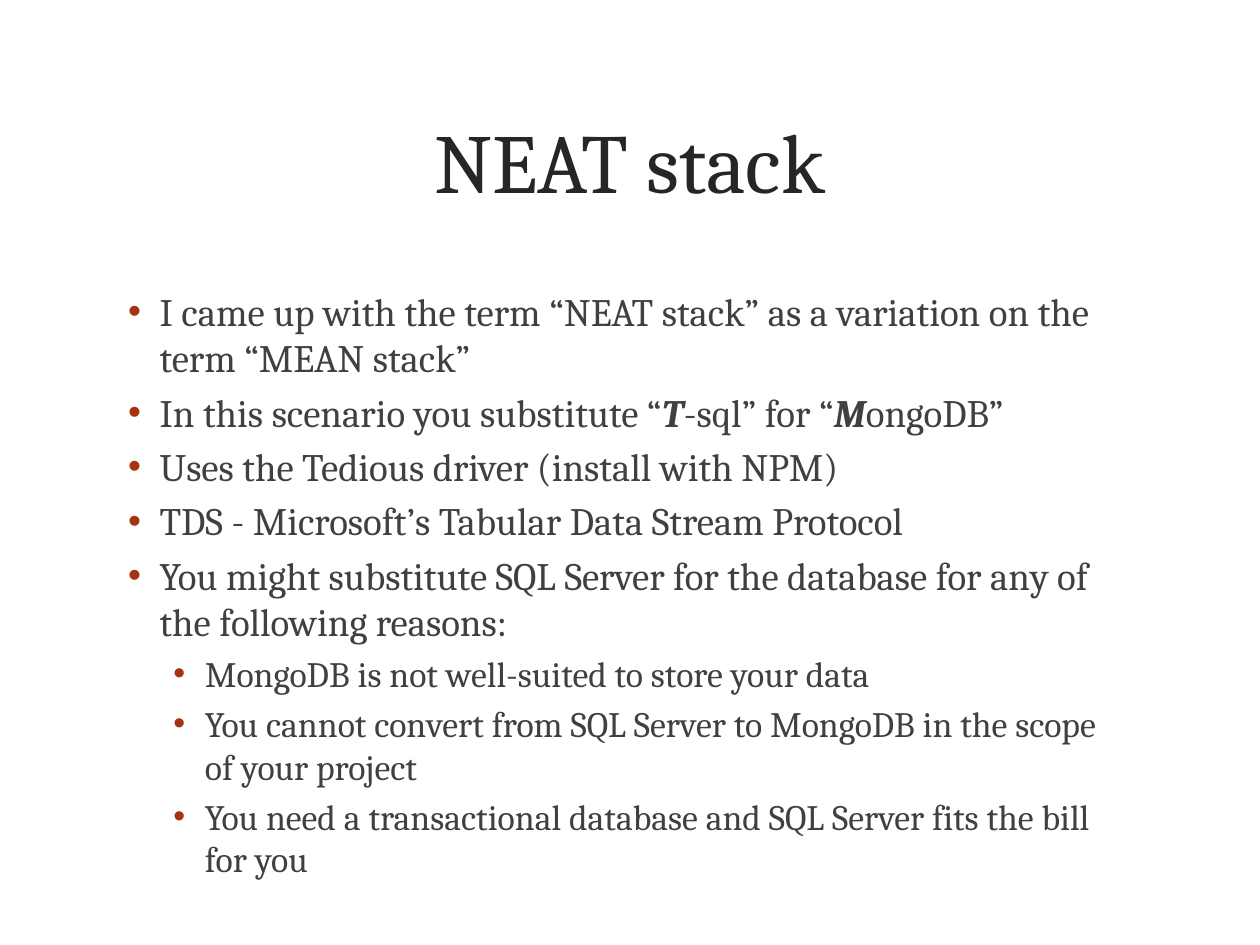
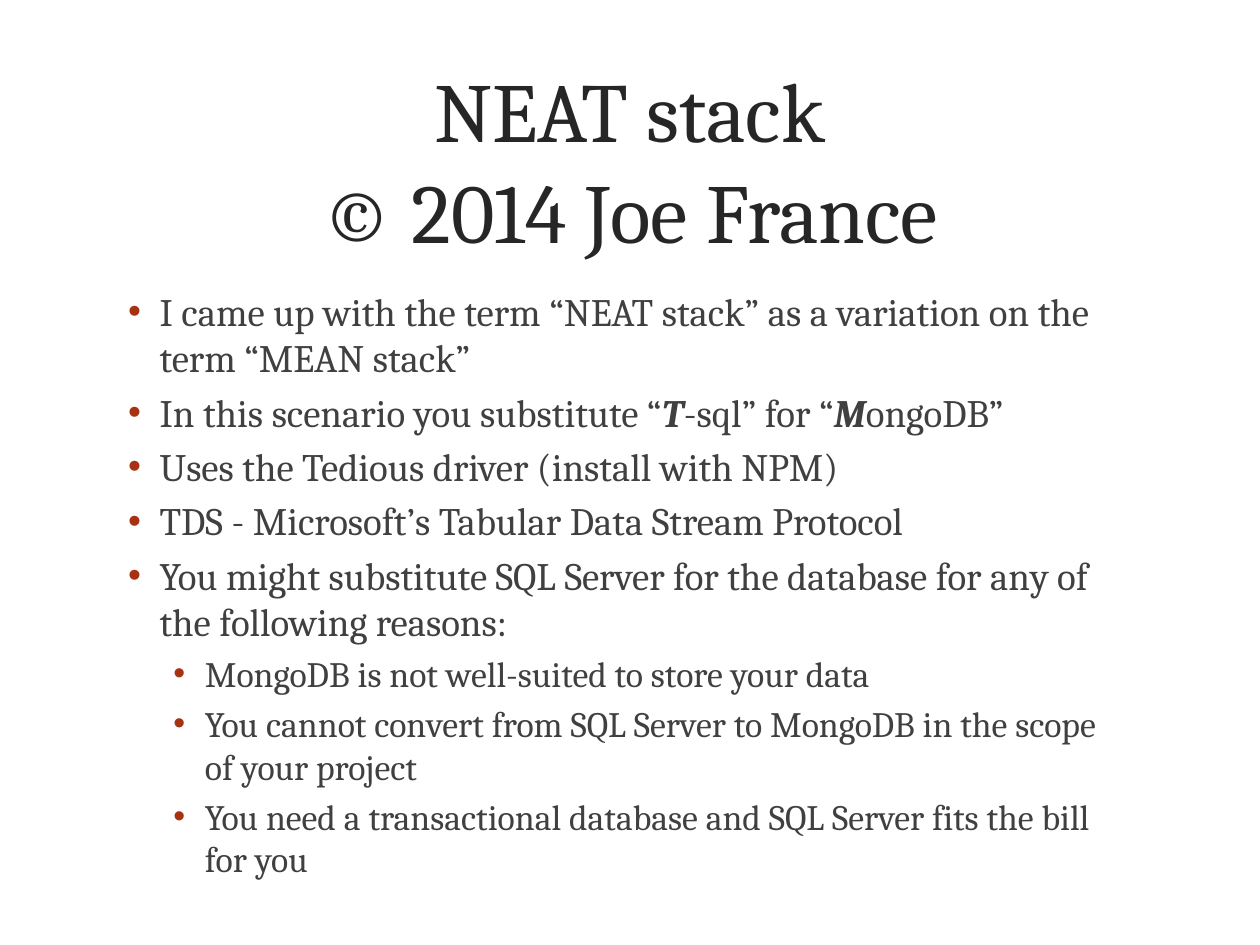
Before and after one commit to joefrance/Tech-Search, a slide deck: slide 18 of noogaJS Slide Deck - MEAN Stack on the Mac.pptx. Drawn at 1260x945 pixels with LibreOffice and Linux fonts; fonts in the diff are those of the drawing; background and template pictures are left out. Boxes give left, top, right and bottom in pixels: in the first picture for what was removed or moved away, otherwise in the second. Text is boxed around its words. In the diff, an @@ line names an element or a change of style, - is before the commit and + after.

```diff
--- a/noogaJS Slide Deck - MEAN Stack on the Mac.pptx
+++ b/noogaJS Slide Deck - MEAN Stack on the Mac.pptx
@@ title at box(412, 83, 938, 260): text changed @@
-NEAT stack
+NEAT stack
+© 2014 Joe France
```
Also in this commit, not shown: 1 other file.
